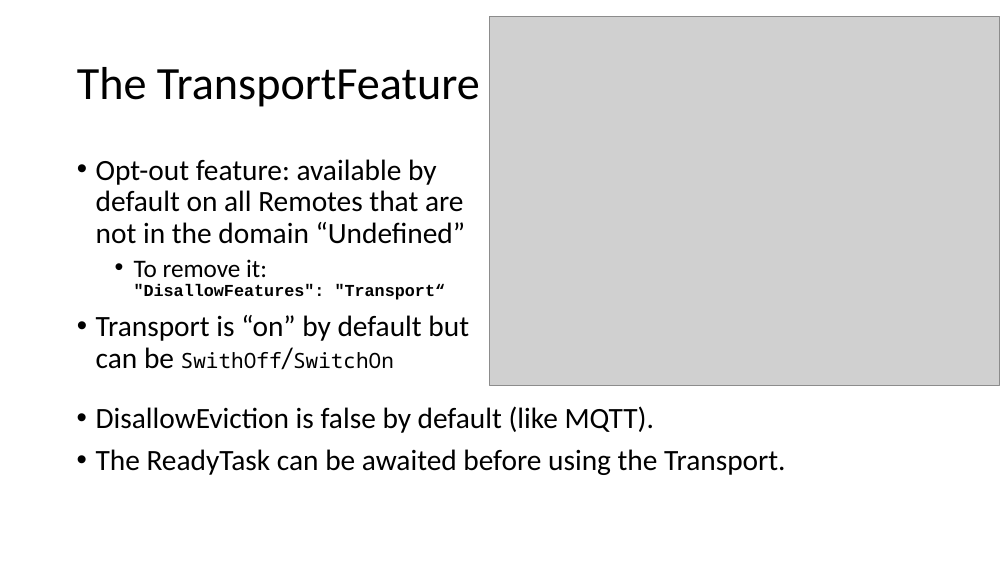
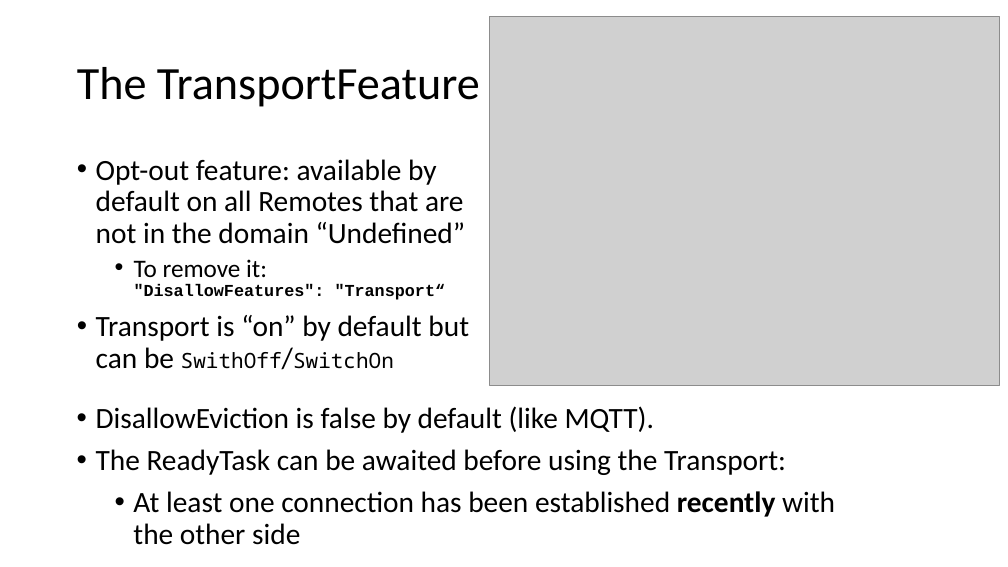
Before and after one commit to signature-opensource/CK-AppIdentity-Transport, a slide deck: slide 25 of Doc/CK-AppIdentity.pptx. Drawn at 1008x567 pixels with LibreOffice and Linux fonts; fonts in the diff are those of the drawing; grey boxes stand for pictures. Boxes give left, top, right and bottom in pixels: in the first picture for what was removed or moved away, otherwise in the second. Text is boxed around its words. In the diff, an @@ line names an element or a change of style, - is before the commit and + after.

```diff
--- a/Doc/CK-AppIdentity.pptx
+++ b/Doc/CK-AppIdentity.pptx
@@ text at (x1=96, y1=449, x2=835, y2=545): text changed @@
-• The ReadyTask can be awaited before using the Transport.
+• The ReadyTask can be awaited before using the Transport:
+  • At least one connection has been established recently with the other side
```
Also in this commit, not shown: 2 other slides changed.
